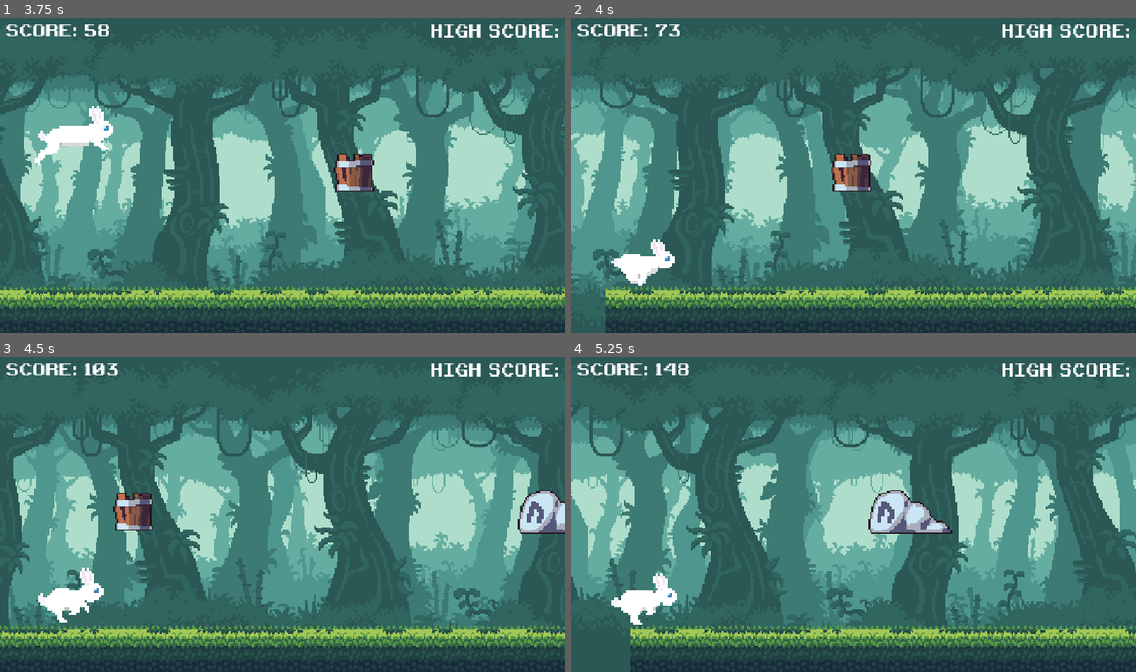
Above: before the commit, frames 1-4 (two rows, left to right).
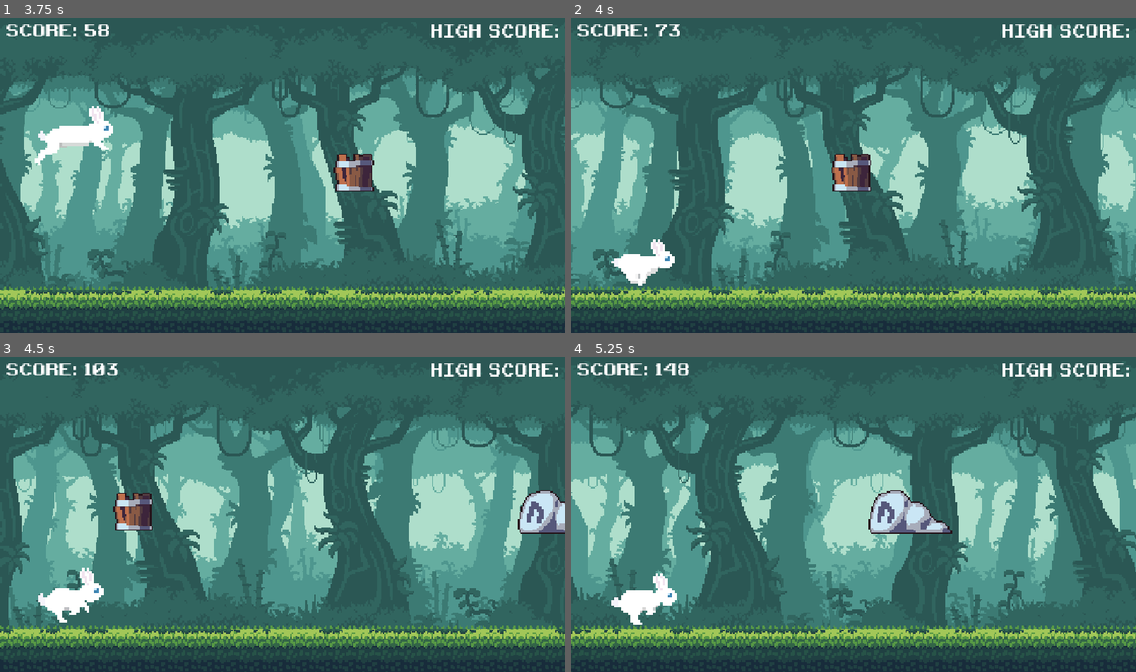
Above: after the commit, the same moments.

Repository: akshithP/rabbit-race
Game: Godot game, scene res://scenes/main.tscn
Same seed, same stepped clock (60 frames per second), same inputs: the game is played once before the commit and once after it.
Inputs:
- Up to frame 1 (3.75 s): click "PRESS SPACE TO PLAY" at 0.5 s; click "PRESS SPACE TO PLAY" at 1.25 s; click "PRESS SPACE TO PLAY" at 2 s; tap Enter (ui_accept) at 2.75 s; tap Space (jump) at 3.02 s
- Up to frame 2 (4 s): tap Space (jump) at 3.77 s
- Up to frame 3 (4.5 s): no input
- Up to frame 4 (5.25 s): no input

Frame 1 is identical in both runs. In frame 2, 4.1% of the frame differs, in the area x 0-100%, y 85-100%; in frame 3, 3.7%; in frame 4, 4.1%.

Commit message:
updated and fixed the window resize

Diff:
--- a/scenes/main.gd
+++ b/scenes/main.gd
@@ -16,6 +16,7 @@
 const SPEED_MOD : int = 5000
 const START_SPEED : float = 10.0
 const MAX_SPEED : int = 25
+const GROUND_WIDTH : int = 2304  # Width of a single ground tile
 
 #var
 var speed : float
@@ -23,16 +24,18 @@
 var score : int
 var game_running : bool
 var last_obs
-var ground_heght : int
+var ground_height : int
 var difficulty
 const MAX_DIFFICULTY : int = 2
 var high_score : int
+var ground_tiles : Array  # Array to track multiple ground tiles
 
 # Called when the node enters the scene tree for the first time.
 func _ready() -> void:
 	screen_size = get_window().size
-	ground_heght = $Ground.get_node("Sprite2D").texture.get_height()
+	ground_height = $Ground.get_node("Sprite2D").texture.get_height()
 	$GameOver.get_node("Button").pressed.connect(new_game)
+	ground_tiles = [$Ground]  # Start with the initial ground tile
 	new_game()
 
 func new_game():
@@ -43,13 +46,21 @@
 	difficulty = 0
 	$BGMusic.play()
 
+	# Clear obstacles
 	for obs in obstacles:
 		obs.queue_free()
 	obstacles.clear()
 
+	# Reset rabbit and camera
 	$Rabbit.position = RABBIT_START
 	$Rabbit.velocity = Vector2i(0, 0)
 	$Camera2D.position = CAM_START
+
+	# Reset ground tiles
+	for tile in ground_tiles:
+		if tile != $Ground:  # Don't delete the original ground
+			tile.queue_free()
+	ground_tiles = [$Ground]
 	$Ground.position = Vector2i(0, 0)
 
 	$HUD.get_node("Play").show()
@@ -72,9 +83,8 @@
 		score += speed
 		show_score()
 
-		#update rgoud
-		if $Camera2D.position.x - $Ground.position.x > screen_size.x * 1.5 :
-			$Ground.position.x += screen_size.x
+		# Update ground tiles - create new tiles as needed
+		update_ground_tiles()
 
 		# remove obs
 		for obs in obstacles:
@@ -86,6 +96,26 @@
 			game_running = true
 			$HUD.get_node("Play").hide()
 
+func update_ground_tiles():
+	# Check if we need to add a new ground tile
+	var rightmost_tile = ground_tiles[-1]
+	var camera_right_edge = $Camera2D.position.x + screen_size.x / 2
+
+	# If camera is approaching the right edge of the rightmost tile, add a new one
+	if camera_right_edge > rightmost_tile.position.x + GROUND_WIDTH - screen_size.x:
+		var new_ground = $Ground.duplicate()
+		new_ground.position.x = rightmost_tile.position.x + GROUND_WIDTH
+		add_child(new_ground)
+		ground_tiles.append(new_ground)
+
+	# Remove tiles that are far behind the camera
+	var camera_left_edge = $Camera2D.position.x - screen_size.x / 2
+	for i in range(ground_tiles.size() - 1, -1, -1):  # Iterate backwards
+		var tile = ground_tiles[i]
+		if tile.position.x + GROUND_WIDTH < camera_left_edge - screen_size.x:
+			if tile != $Ground:  # Don't delete the original ground
+				tile.queue_free()
+				ground_tiles.remove_at(i)
 
 func show_score():
 	$HUD.get_node("Score").text = "SCORE: " + str(score / SCORE_MODIFIER)
Not shown, added: docs/index.apple-touch-icon.png.import
Not shown, added: docs/index.icon.png.import
Not shown, added: docs/index.png.import
Not shown, changed: docs/index.html
Not shown, changed: docs/index.pck
